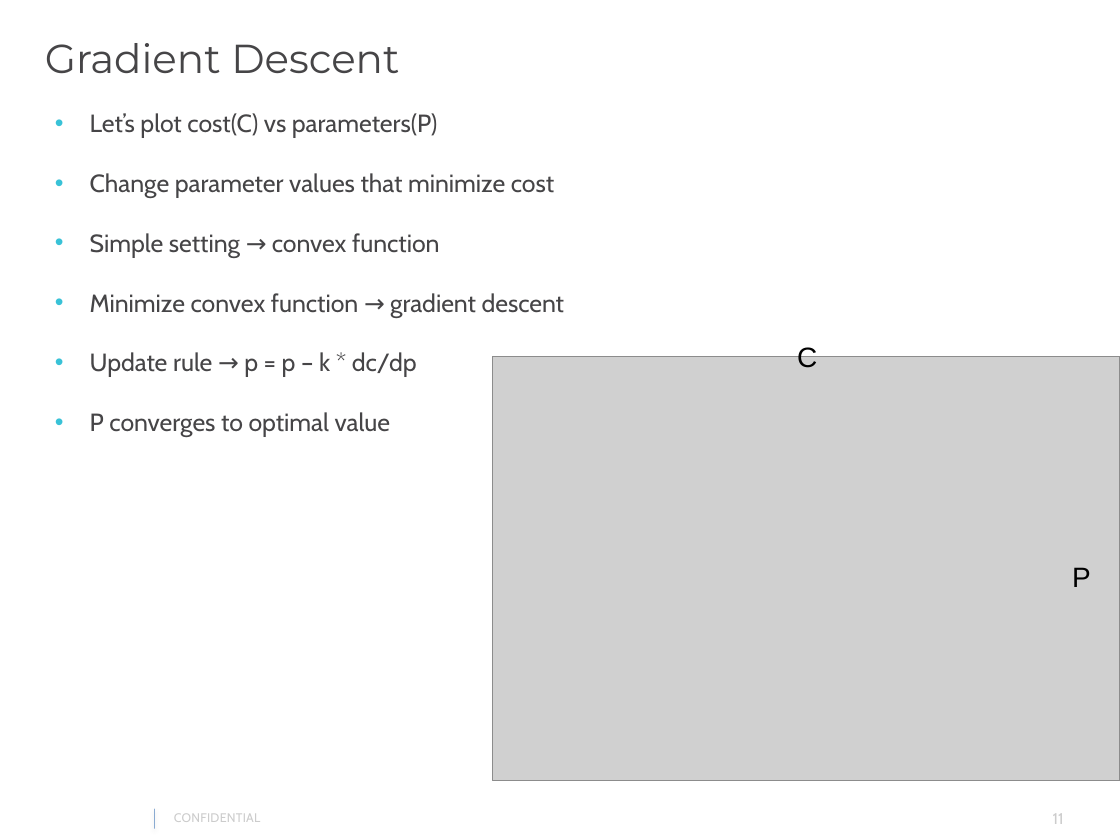
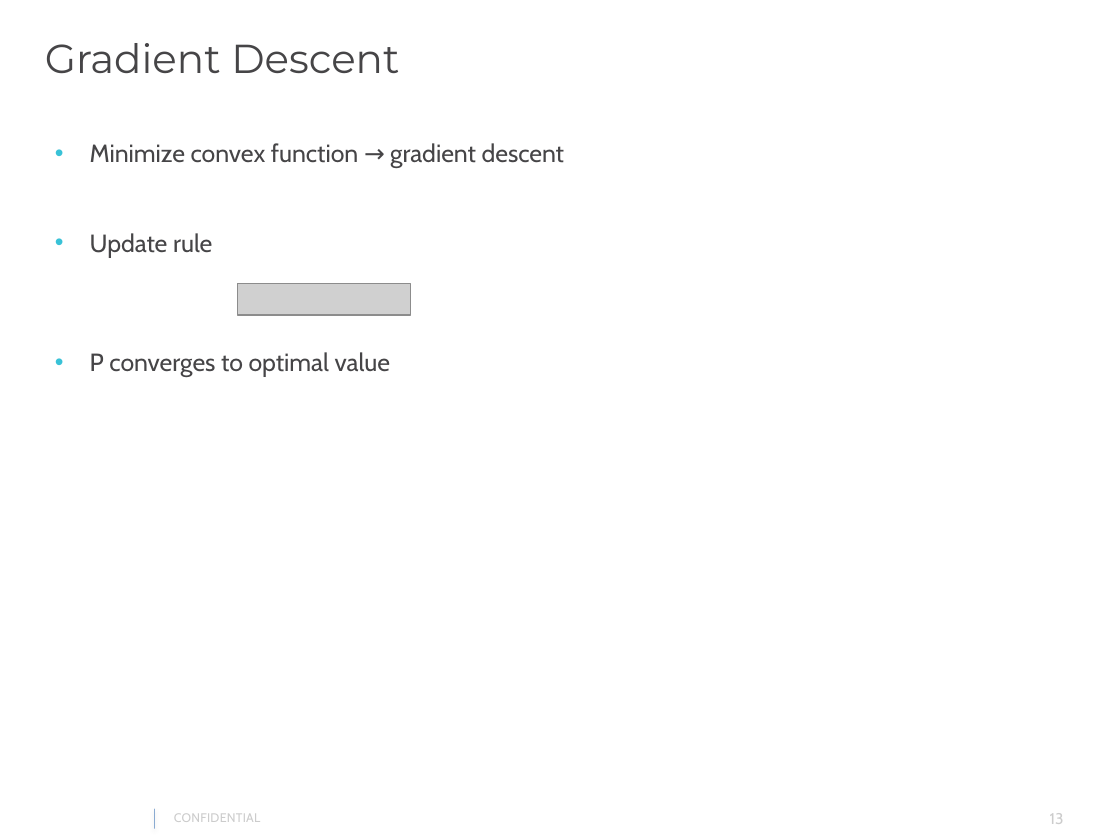
Before and after one commit to gautam0707/TechTalk1_Epam, a slide deck: slide 13 of TechTalk1.pptx (slide 11 before the commit). Drawn at 1120x840 pixels with LibreOffice and Linux fonts; fonts in the diff are those of the drawing; grey boxes stand for pictures; background and template pictures are left out. Boxes give left, top, right and bottom in pixels: in the first picture for what was removed or moved away, otherwise in the second. Text is boxed around its words. In the diff, an @@ line names an element or a change of style, - is before the commit and + after.

```diff
--- a/TechTalk1.pptx
+++ b/TechTalk1.pptx
@@ text at box(90, 113, 554, 257): paragraphs removed @@
-• Let’s plot cost(C) vs parameters(P)
-• Change parameter values that minimize cost
-• Simple setting → convex function
@@ text at box(90, 233, 212, 257): text changed @@
-• Update rule → p = p – k * dc/dp
+• Update rule
@@ picture added at box(237, 283, 410, 315) @@
@@ picture removed at box(493, 356, 1120, 781) @@
@@ text removed at box(797, 345, 817, 368) @@
-C
@@ text removed at box(1072, 567, 1091, 587) @@
-P
@@ page number at box(1050, 813, 1064, 824): text changed @@
-11
+13
```
Also in this commit, not shown: 3 other slides changed, 2 slides added.
